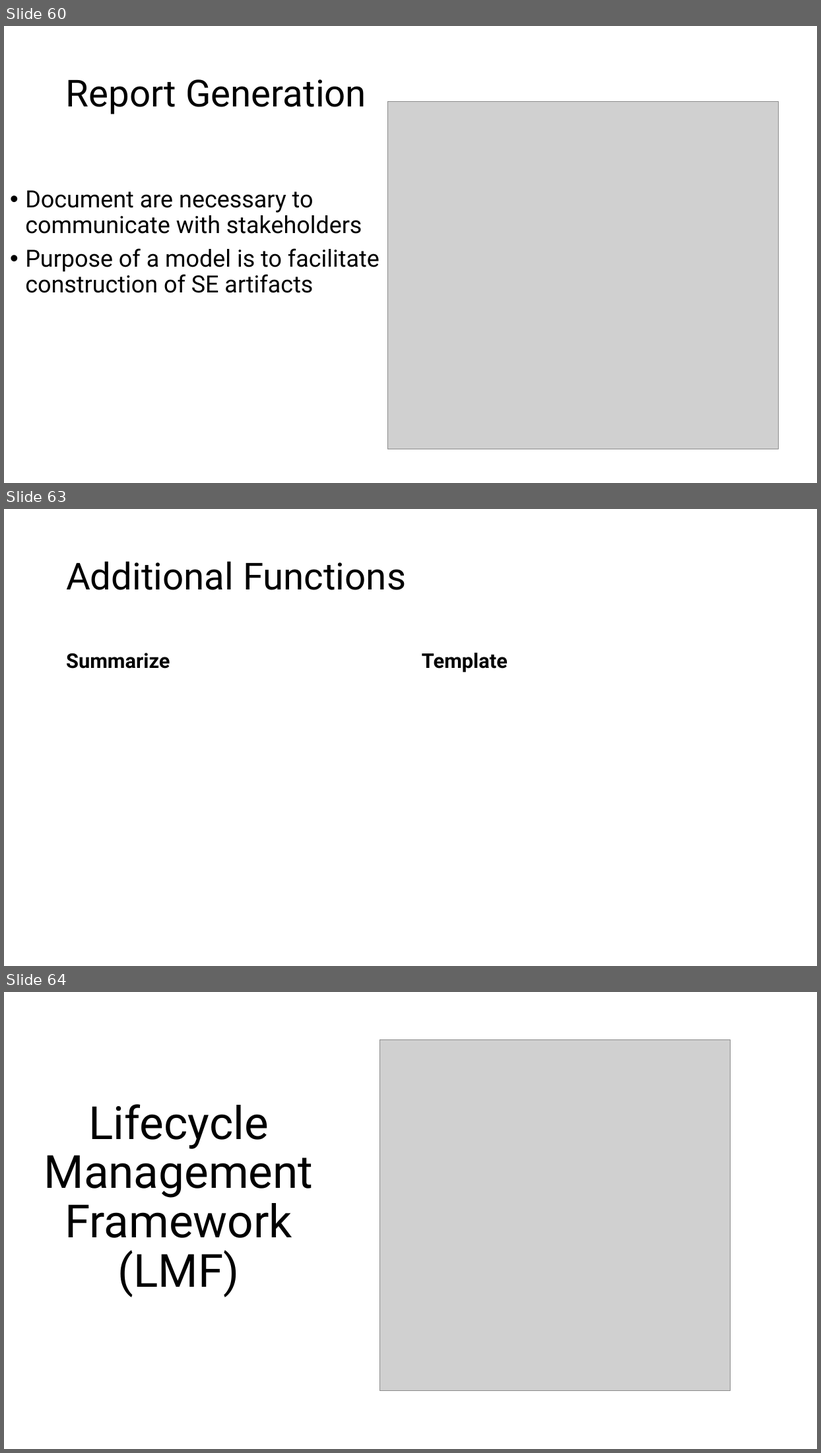
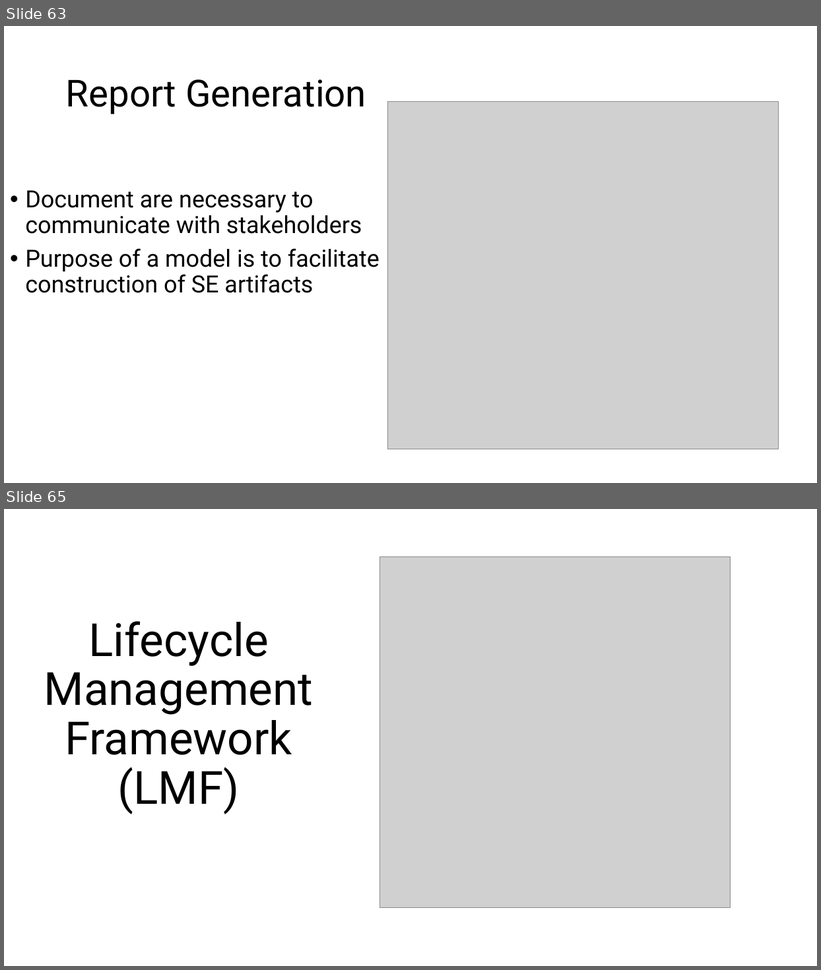
Before and after one commit to srudder16/Lifecycle_Modeling, a slide deck: 2025_WSRC/2026 WSRC Tutorial.pptx. Shown one above the other, each under a label of ours: slides 60, 63 and 64 before the commit, slides 63 and 65 after it; the slides between them are not shown. The pictures are 821x1453 and 821x970 pixels, drawn with LibreOffice and Linux fonts; fonts in the diff are those of the drawing; grey boxes stand for pictures. Boxes give left, top, right and bottom in pixels: in the first picture for what was removed or moved away, otherwise in the second. Text is boxed around its words. In the diff, an @@ line names an element or a change of style, - is before the commit and + after.

```diff
--- a/2025_WSRC/2026 WSRC Tutorial.pptx
+++ b/2025_WSRC/2026 WSRC Tutorial.pptx
@@ slide 63 removed at (4,509,817,966), background #FFFFFF @@
@@ title removed at (66,561,406,590) @@
-Additional Functions
@@ text removed at (66,653,170,669) @@
-Summarize
@@ text removed at (422,653,508,673) @@
-Template
@@ what was slide 60 is now slide 63 @@
@@ what was slide 64 is now slide 65 @@
```
Also in this commit, not shown: 4 slides changed, 6 slides added, 3 other slides removed, 1 other file.
